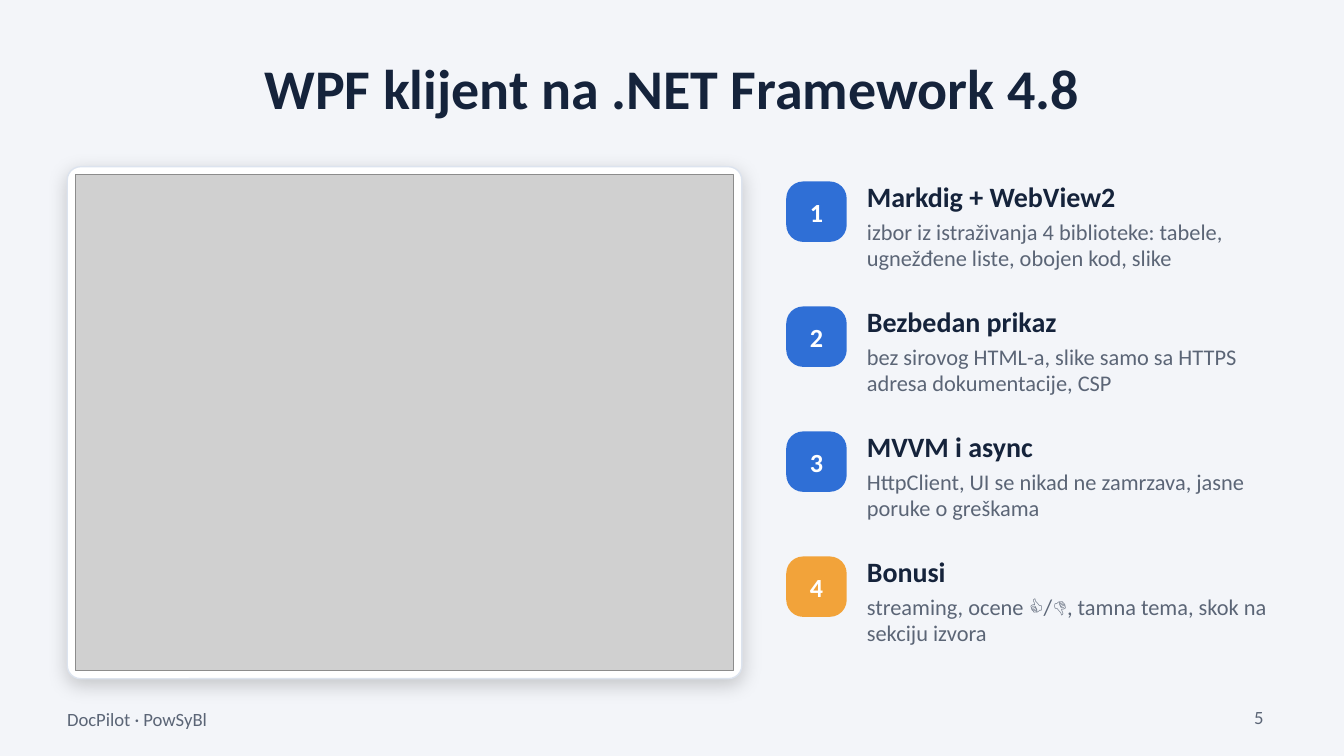
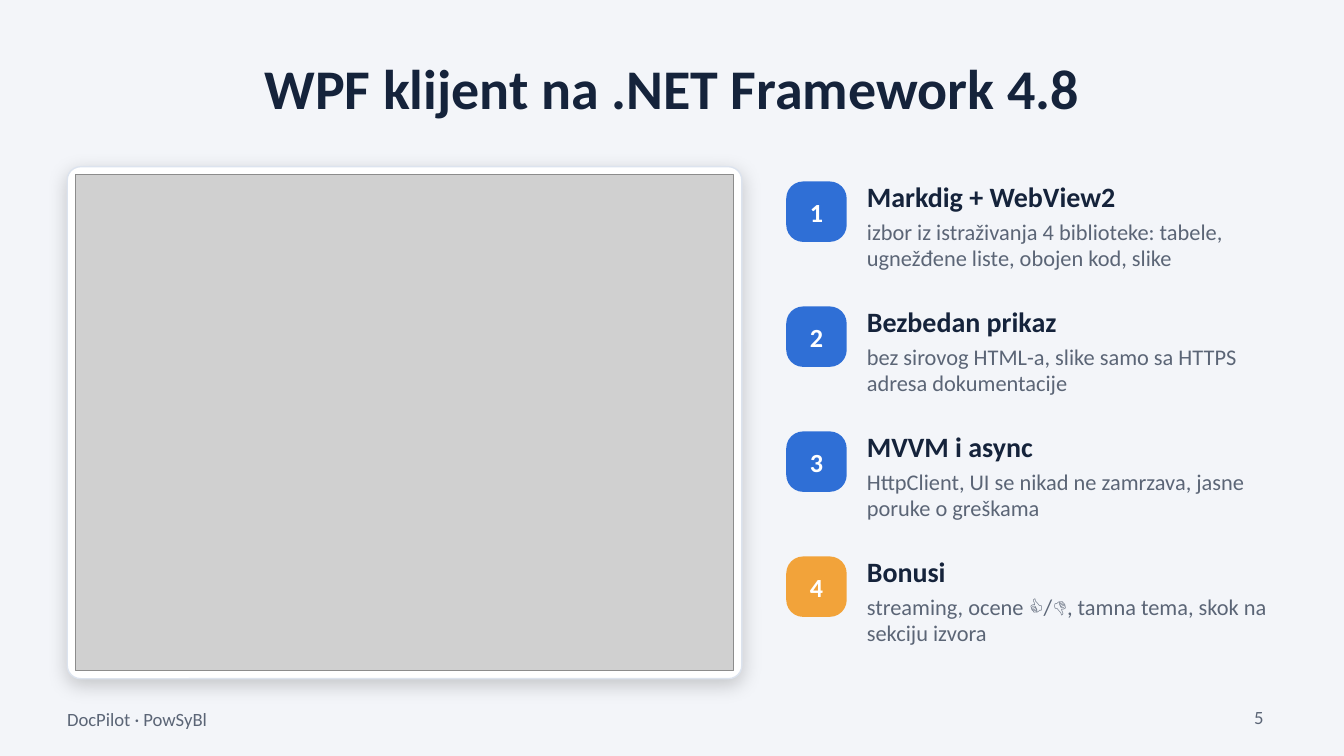
Before and after one commit to VladK333/SE_Internship, a slide deck: slide 5 of docs/presentation/DocPilot_prezentacija.pptx. Drawn at 1344x756 pixels with LibreOffice and Linux fonts; fonts in the diff are those of the drawing; grey boxes stand for pictures. Boxes give left, top, right and bottom in pixels: in the first picture for what was removed or moved away, otherwise in the second. Text is boxed around its words. In the diff, an @@ line names an element or a change of style, - is before the commit and + after.

Commit message:
modified ppt

```diff
--- a/docs/presentation/DocPilot_prezentacija.pptx
+++ b/docs/presentation/DocPilot_prezentacija.pptx
@@ text at [867,349,1236,395]: text changed @@
-bez sirovog HTML-a, slike samo sa HTTPS adresa dokumentacije, CSP
+bez sirovog HTML-a, slike samo sa HTTPS adresa dokumentacije
```
Also in this commit, not shown: 1 other slide changed.
